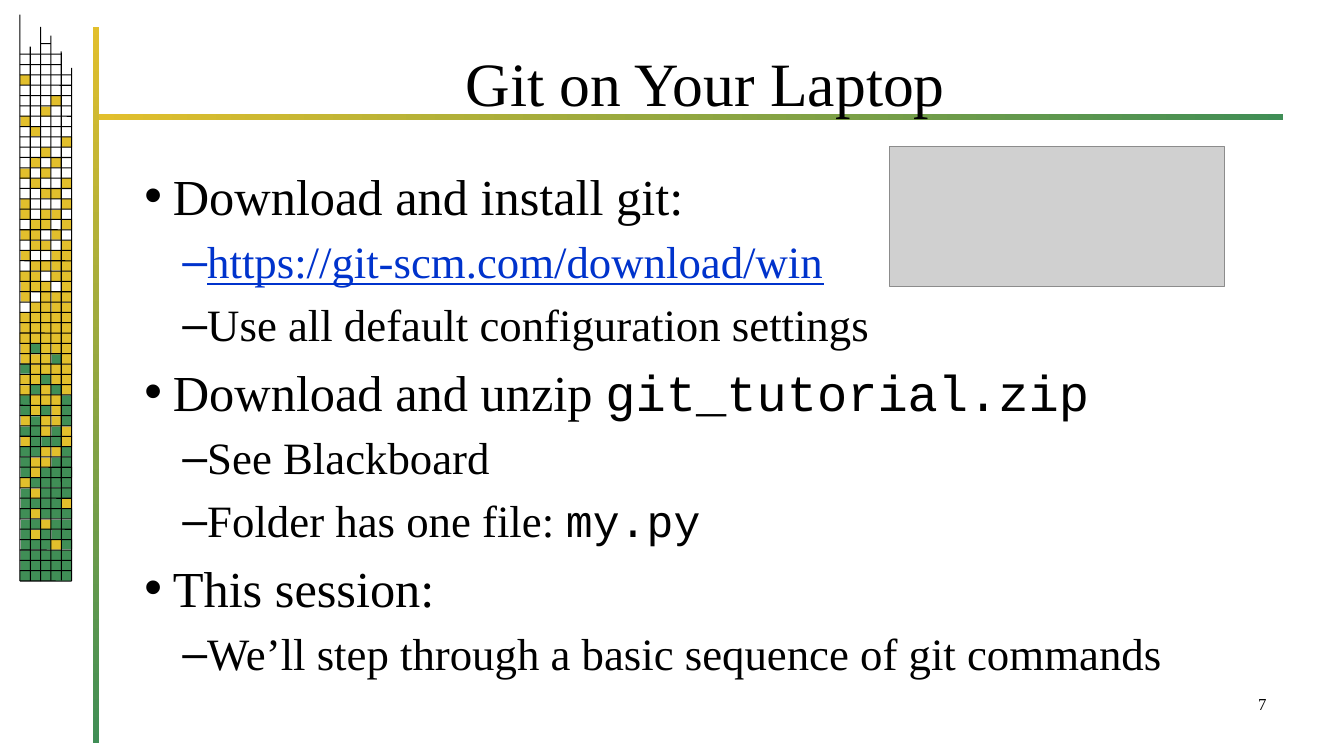
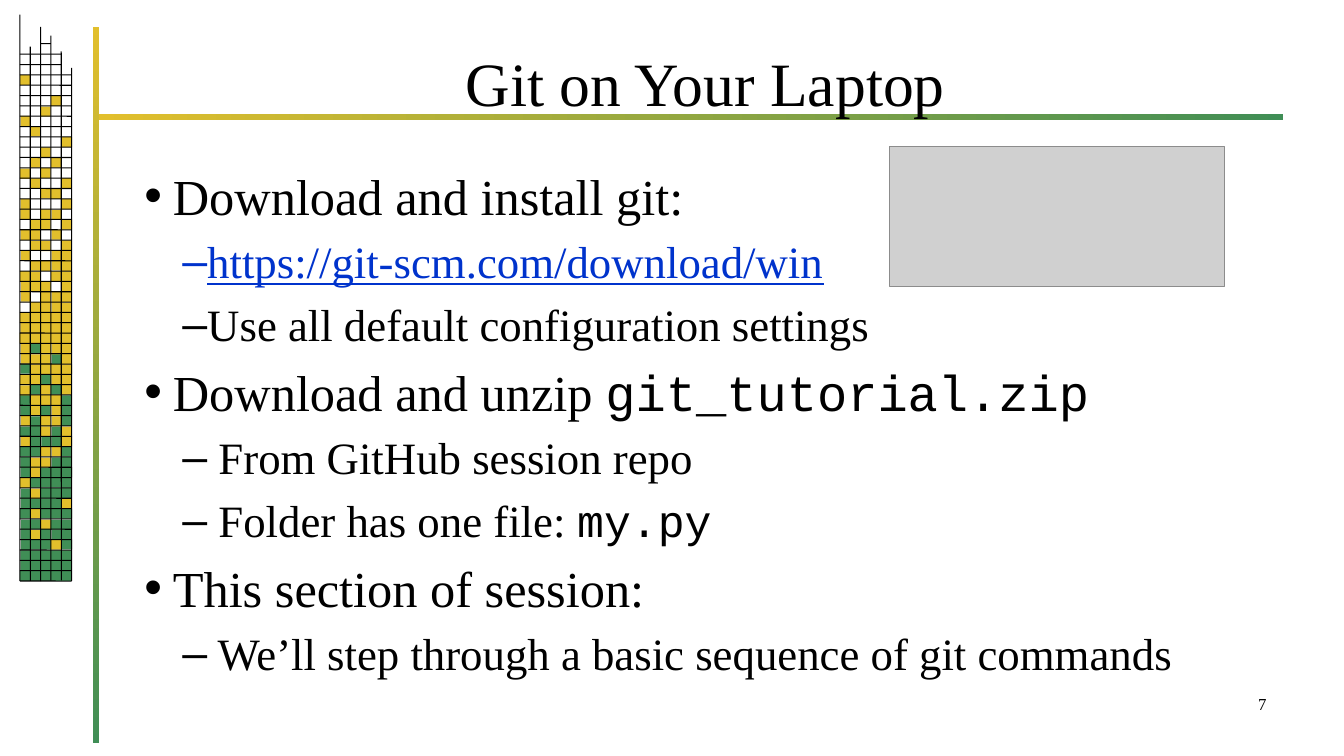
Before and after one commit to jrb28/git, a slide deck: slide 7 of 26bGit.pptx. Drawn at 1344x756 pixels with LibreOffice and Linux fonts; fonts in the diff are those of the drawing; grey boxes stand for pictures; background and template pictures are left out. Boxes give left, top, right and bottom in pixels: in the first picture for what was removed or moved away, otherwise in the second. Text is boxed around its words. In the diff, an @@ line names an element or a change of style, - is before the commit and + after.

```diff
--- a/26bGit.pptx
+++ b/26bGit.pptx
@@ text at [218,443,693,484]: text changed @@
-  – See Blackboard
+  – From GitHub session repo
@@ text at [173,571,644,608]: text changed @@
-• This session:
+• This section of session:
```
Also in this commit, not shown: 1 other slide changed, 1 other file.
